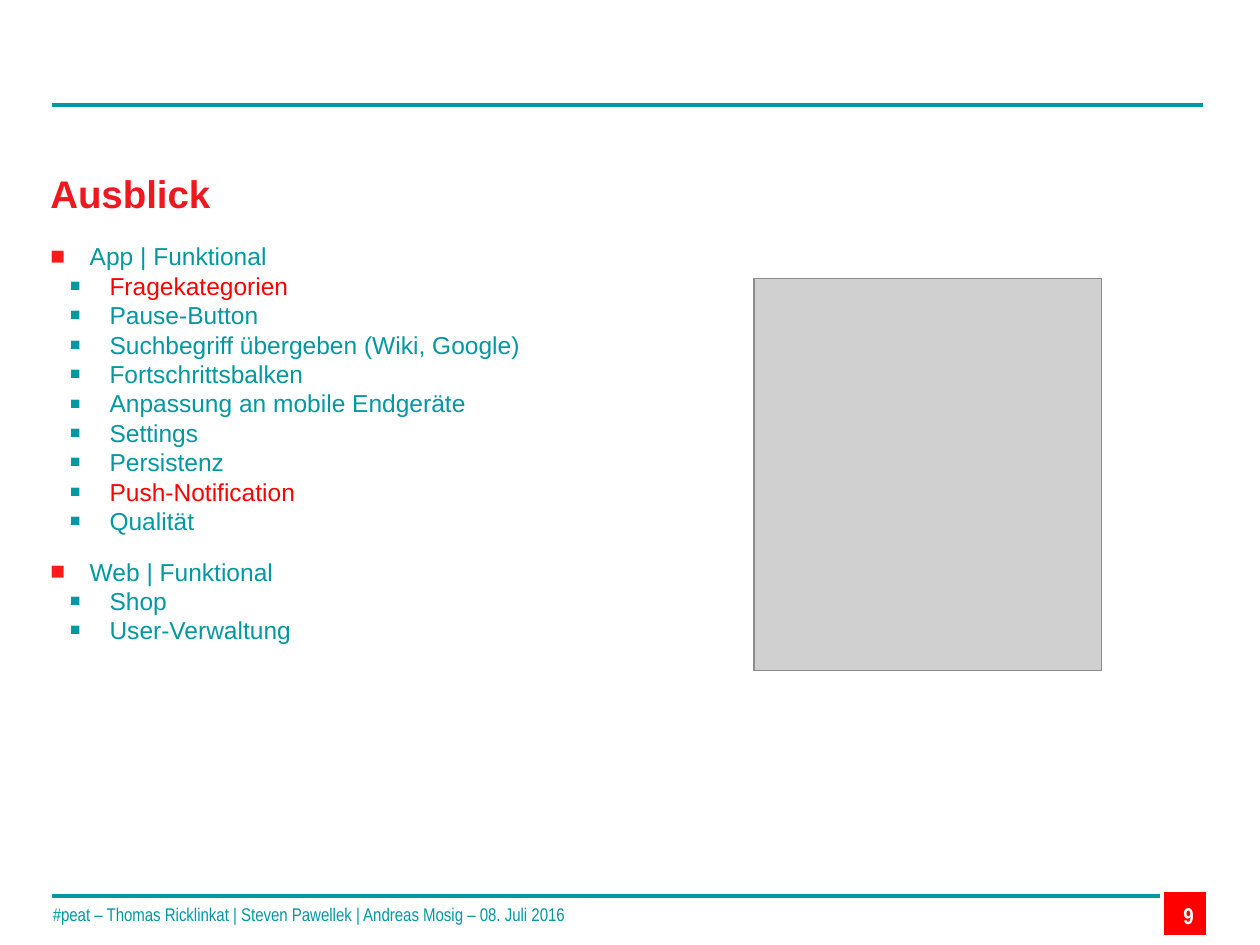
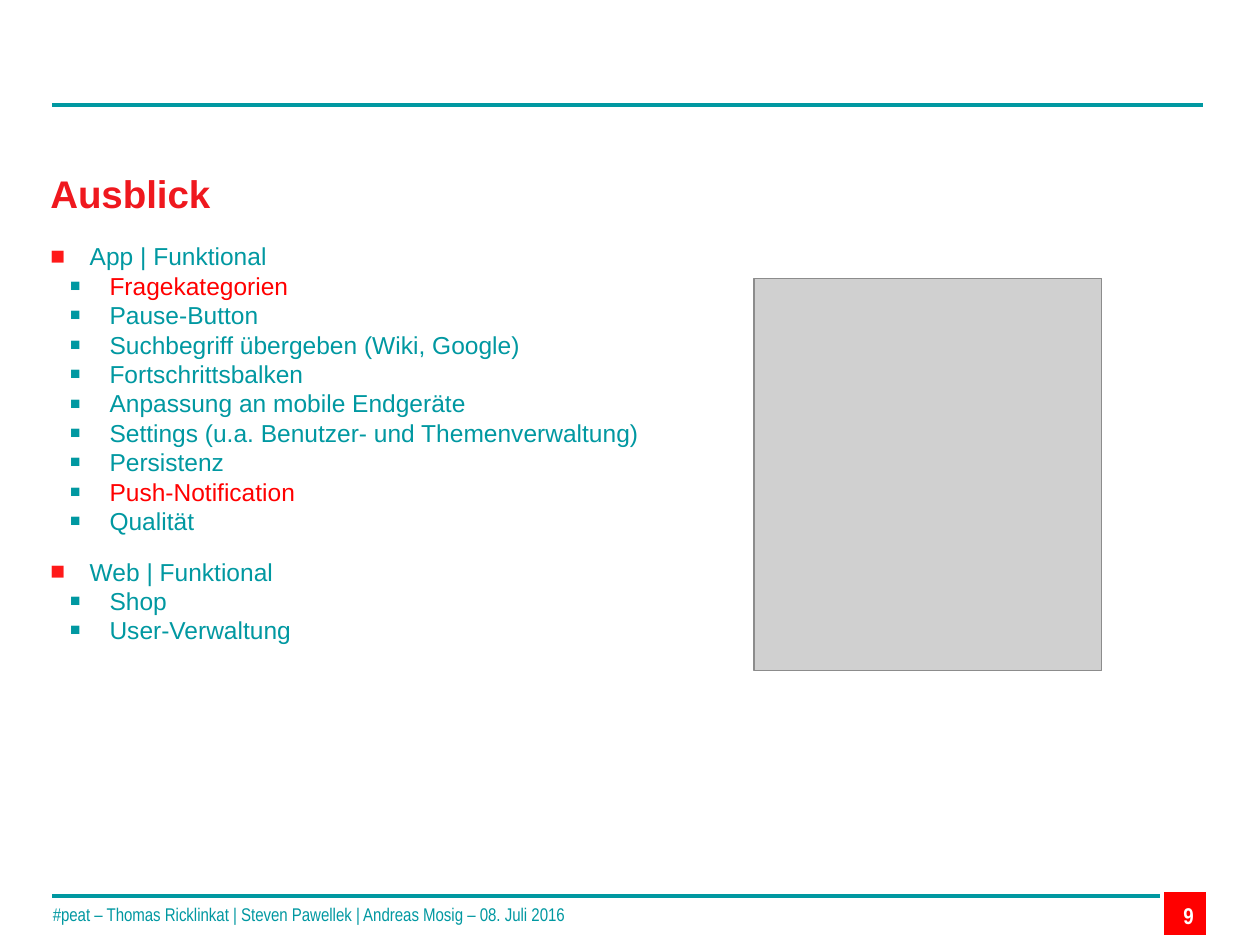
Before and after one commit to rechnaton/Beuth, a slide deck: slide 9 of doc/DOKU/peat.pptx. Drawn at 1260x945 pixels with LibreOffice and Linux fonts; fonts in the diff are those of the drawing; grey boxes stand for pictures; background and template pictures are left out. Boxes give left, top, right and bottom in pixels: in the first picture for what was removed or moved away, otherwise in the second. Text is boxed around its words. In the diff, an @@ line names an element or a change of style, - is before the commit and + after.

```diff
--- a/doc/DOKU/peat.pptx
+++ b/doc/DOKU/peat.pptx
@@ text at bbox=[110, 424, 638, 447]: text changed @@
-  ■ Settings
+  ■ Settings (u.a. Benutzer- und Themenverwaltung)
```
Also in this commit, not shown: 1 other slide changed.
